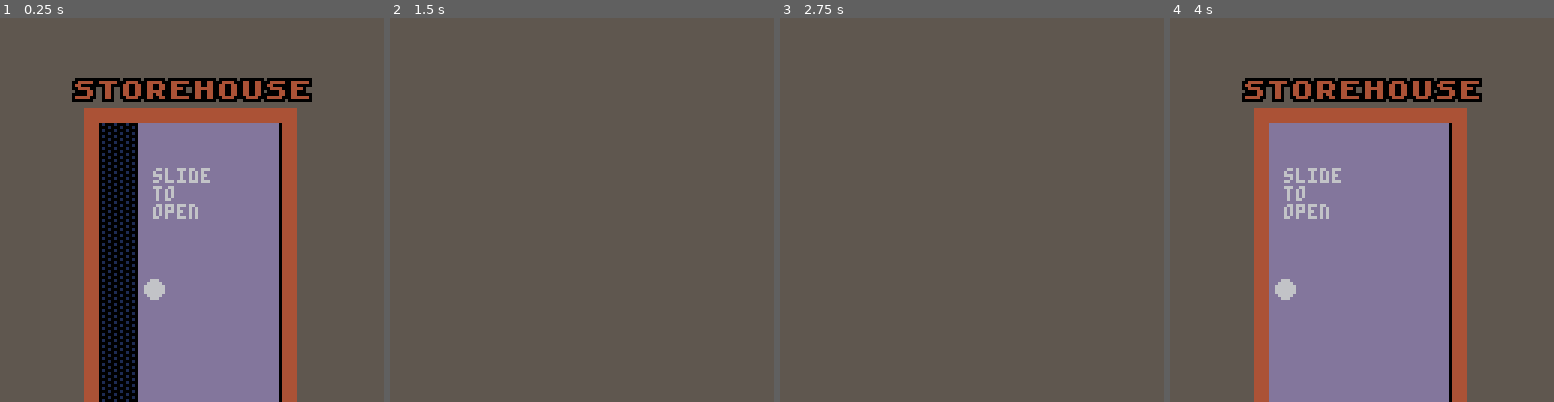
Above: before the commit, frames 1-4 (left to right).
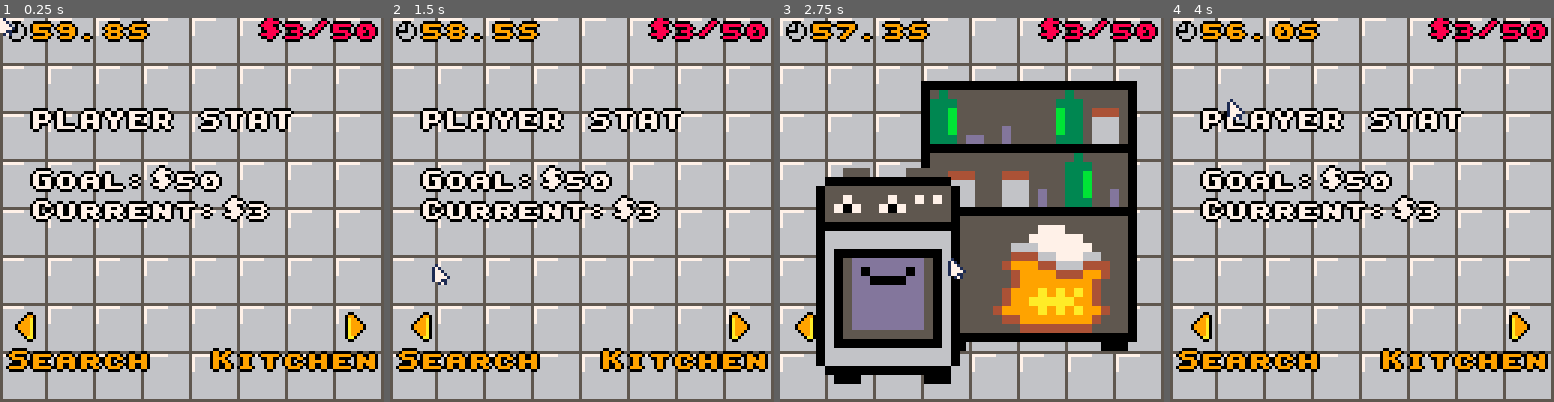
Above: after the commit, the same moments.

Repository: cpiod/cupcake-clicker-intern-edition
Game: PICO-8 cartridge cupcake.p8
Same seed, same stepped clock (60 frames per second), same inputs: the game is played once before the commit and once after it.
Inputs (mouse positions are in pixels of both pictures, inside the frame that each line leads up to):
- Up to frame 1 (0.25 s): no input
- Up to frame 2 (1.5 s): tap X (X key) at 0.33, 1.07 s; click (670, 121) at 0.67 s; tap O (Z key) at 0.7 s; click (436, 267) at 1.22 s
- Up to frame 3 (2.75 s): hold Right 1.6-2.1 s; tap O (Z key) at 1.7, 2.1, 2.5 s; click (887, 114) at 1.77 s; tap X (X key) at 1.85 s; hold Up 2.15-2.42 s; click (952, 259) at 2.32 s; hold Right from 2.47 s (still down)
- Up to frame 4 (4 s): click (1404, 106) at 2.87 s; tap O (Z key) at 2.9, 3.3, 3.7 s; tap X (X key) at 2.97 s; release Right at 3.03 s; hold Left 3.08-3.58 s; click (1465, 256) at 3.42 s; hold Down 3.63-3.97 s; click (1231, 102) at 3.97 s

The runs differ from the first frame. In frame 1, 93% of the frame differs, in the area x 0-100%, y 0-100%; in frame 2, 89%; in frame 3, 74%; in frame 4, 93%.

Commit message:
Still very bugged…

Diff:
--- a/cupcake.p8
+++ b/cupcake.p8
@@ -10,20 +10,20 @@
 -- 10: color
 -- 11: menu
 -- 12: search
--- 13: search done
+-- 13: machine
 -- 99: game over
-
--- drop: x,y,typ
 
 -- ingr: name,sprx,spry,w,h
 -- model: nb,coeff
 
 function _init()
- camera_x=-128
+ camera_x=0
  camera_y=0
- day=1
- round_duration=300
- search_duration=600
+ camera_ox=0
+ day=10
+ search_day=3
+ round_duration=60*60
+ left=round_duration
  ingr={}
  nb_machines=0
  search=0
@@ -33,28 +33,34 @@
  -- new machine: id=30
  -- id=40-49: ingredient plus rapide
  add(models,{id=11,name="valentine",nb=4,coeff=1})
- add(ingr,{id=1,name="strawberry",sprx=0,spry=0,w=13,h=13,spd=1})
+ add(ingr,{id=1,name="strawberry",sprx=0,spry=0,w=10,h=10,spd=1})
  current_quality=0
- endtime=t()+round_duration
- target=10
- current=0
+ target=50
+ current=3
  stock=0
  radio_state=0
-	change_mode(12)
+	change_mode(11)
 	poke(0x5f2d,3) -- enable mouse
 	poke(0x5f5c,-1) -- no btnp autorepeat
 	modified_machine=0
+ current_machine=0
 --	typ2spr={[0]=0}
 --	typ2col={[0]=8}
 	selected_ingr=1
-	draw_zone_x=25
-	draw_zone_y=15
-	current_model=4
+	selected_model=1
+	draw_zone_x=7
+	draw_zone_y=12
 	draw_zone_width=10+8*8
 	draw_zone_height=10+4*8
+ m=add_machine()
 	-- test
- m=add_machine()
- m+="broken"
+-- m=add_machine()
+-- m=add_machine()
+-- m=add_machine()
+-- m=add_machine()
+-- m+="broken"
+ add(models,{id=12,name="special blue",nb=68,coeff=9})
+ add(ingr,{id=2,name="blueberries",sprx=0,spry=16,w=13,h=13,spd=1})
 end
 
 -- font
@@ -135,36 +141,49 @@
 -- machine: nb
 -- running
 -- broken
--- recipe: ingr quality time rem
+-- recipe: ingr quality time rem coeff
 -->8
 -- draw
 
 function _draw()
+ mouse_already_drawn=false
+ if camera_x<camera_ox then
+  camera_x+=4
+ elseif camera_x>camera_ox then
+  camera_x-=4
+ end
+ camera(camera_x,camera_y)
  if mode==0 then
   draw_phone()
  elseif mode==1 then
-  draw_title_screen()
- end
- if mode>=10 and mode<90 then
-	cls(5)
-	palt(14,true)
-	?"cupcake clicker! "..flr(endtime-t()).."s".." "
-	?max(0,ceil(target-current)).."$ missing"
-	if stock>0 then
- 	?max(0,ceil(current-target)).."/"..stock.." in fridge"
-	end
-	end
-	if mode==10 then
-	 draw_color()
- elseif mode==11 then
+  draw_title_screen_base()
+  draw_title_screen_ui()
+ elseif mode==10 then
+  draw_color()
+ elseif mode>=11 and mode<90 then
+		palt(14,true)
   draw_menu()
- elseif mode==12 then
   draw_search()
- elseif mode==13 then
-  draw_search_done()
+  draw_kitchen()
  elseif mode==99 then
   draw_game_over()
  end
+ if mode>=10 and mode<90 then
+  local l=ceil(left/60*10)
+  local t=(l/10).."S"
+  if l%10==0 then
+   t=(l/10)..".0S"
+  end
+  palt(14,true)
+  palt(0,false)
+  spr(199,2+camera_x,1)
+  palt()
+  nice_print(t,10+camera_x,0,9)
+  local t="$"..min(target,current\1).."/"..target
+  nice_print(t,126+camera_x-8*#t,0,current>=target and 11 or 8)
+ end
+ draw_mouse()
+
 -- ?mode,110,110
 end
 
@@ -178,31 +197,100 @@
  end
  for dx=-1,1 do
   for dy=-1,1 do
-   ?t,x+dx,y+dy,c2 or 0
+   if dx==0 or dy==0 then
+	   ?t,x+dx,y+dy,c2 or 0
+   end
   end
  end
  ?t,x,y,c or 7
 end
 
+function draw_kitchen()
+ palt(14,true)
+ palt(0,false)
+ if camera_x>0 then
+  draw_one_kitchen(current_machine)
+  if camera_x<camera_ox then
+   draw_one_kitchen(current_machine-1)
+  elseif camera_x>camera_ox then
+   draw_one_kitchen(current_machine+1)
+  end
+ end
+ palt()
+end
+
+function draw_one_kitchen(nb_m)
+ if nb_m>0 then
+  sspr(0,72,24,32,47+128*nb_m,15,24*3,32*3)
+  for e in all(_ents) do
+   if has(e,"machine") then
+    if e.nb==nb_m then
+     local x=0
+     if(has(e,"running")) x=16
+     sspr(x,104,16,24,12+128*nb_m,50,16*3,24*3)
+     if(has(e,"running")) nice_print((ceil(100*60*e.quality/e.time)/100).."$/s",12+128*nb_m,60,12)
+     break
+    end
+   end
+  end
+  spr(200,128*nb_m+5+3*abs(cos(t())),98,1,2)
+  if nb_m<nb_machines then
+   spr(200,128*nb_m+115-3*abs(cos(t())),98,1,2,true)
+  end
+ end
+end
+
 function draw_game_over()
- cls(6)
- ?"game over...",20,60,8
+ draw_title_screen_base()
+ nice_print("you failed to",nil,70,9)
+ nice_print("meet the",nil,79,9)
+ nice_print("expectations",nil,88,9)
+ nice_print("game over",nil,110,8)
 end
 
 function draw_menu()
- ?"search",20,20
- local y=50
- for e in all(_ents) do
-  if has(e,"machine") then
-   if has(e,"running") then
-    ?"machine is running "..(ceil(100*60*e.quality/e.time)/100).."$/s",20,y
-   else
-    ?"machine has no recipe",20,y
-   end
-   y+=10
-  end
- end
-	spr(2,mouse_x,mouse_y)
+ for x=0,100 do
+  for y=0,7 do
+   spr(229,16*x,16*y,2,2)
+  end
+ end
+ palt(0,false)
+ palt(14,true)
+ nice_print("sEARCH",2,110,9)
+ spr(200,5+3*abs(cos(t())),98,1,2)
+ nice_print("kITCHEN",70,110,9)
+ spr(200,115-3*abs(cos(t())),98,1,2,true)
+ palt()
+ local l=ceil(left/60*10)
+ local text=(l/10).."S"
+ if l%10==0 then
+  text=(l/10)..".0S"
+ end
+ nice_print("player stat",10,30)
+ nice_print("gOAL:$"..target,10,50,7)
+ nice_print("cURRENT:$"..min(target,current\1),10,60,7)
+
+ if current>target then
+  nice_print("fRIDGE: $"..(current\1-target),10,40,7)
+ end
+-- nice_print("tIME:"..text,10,20,9)
+
+ if current>=target then
+  nice_print("target reached!",nil,80,10)
+-- elseif t()%1<.8 then
+--  nice_print("need cupcakes!",nil,80,8)
+ end
+-- local y=50
+-- for e in all(_ents) do
+--  if has(e,"machine") then
+--   if has(e,"running") then
+--    ?"machine is running "..(ceil(100*60*e.quality/e.time)/100).."$/s",20,y
+--   else
+--    ?"machine has no recipe",20,y
+--   end
+--   y+=10
+--  end
+-- end
 end
 
 function draw_color()
@@ -211,140 +299,232 @@
 --	 pal(14,typ2col[d.typ])
 --	 spr(typ2spr[d.typ],d.x,d.y)
 --	end
+ cls(6)
  palt(0,false)
+ palt(14,true)
 	-- model
-	spr(current_model,0,50,4,2)
-	spr(36,0,50+16,4,2)
-	-- base
-	spr(8,draw_zone_x+5,draw_zone_y+5,8,4)
-	sspr(32,16,32,16,draw_zone_x+5,draw_zone_y+5+8*4,64,32)
+ rect(2+camera_x,84,65+camera_x,126,5)
+	spr(current_base,17+camera_x,93,4,2)
+	spr(36,17+camera_x,93+16,4,2)
+	local text=models[selected_model].name.." "..models[selected_model].coeff.."$"
+	nice_print(text,camera_x+33-#text*2,87,10,false)
+	if #models>1 then
+  spr(200,7-3*abs(cos(t()))+camera_x,105,1,2)
+  spr(200,53+3*abs(cos(t()))+camera_x,105,1,2,true)
+ end
+	-- drawing
+ rect(2+camera_x,9,90+camera_x,82,5)
+	spr(8,draw_zone_x+5+camera_x,draw_zone_y+5,8,4)
+	sspr(32,16,32,16,draw_zone_x+5+camera_x,draw_zone_y+5+8*4,64,32)
 	palt(0,true)
 	-- ingredients
+	rect(92+camera_x,9,125+camera_x,82)
  for k,i in ipairs(ingr) do
-  sspr(i.sprx,i.spry,i.w,i.h,100,20+10*k)
+  sspr(i.sprx,i.spry,i.w,i.h,109+camera_x-i.w/2,18*k-4)
  end
 	-- mouse
 	if selected_ingr==nil or not in_draw_zone then
-		spr(2,mouse_x,mouse_y)
+  -- pass
 	else
 		fillp(░+0b.01) -- to sprite too
 		local i=ingr[selected_ingr]
-  sspr(i.sprx,i.spry,i.w,i.h,mouse_x-i.w\2,mouse_y-i.h\2)
+  sspr(i.sprx,i.spry,i.w,i.h,mouse_x-i.w\2+camera_x,mouse_y-i.h\2)
  	fillp()
  	pal()
- end
- ?"save!",80,100
- ?"value "..get_manual().."$",10,100
- ?"delete",100,100
- ?"quality "..ceil(current_recipe.quality*100).."%",10,110
- local t=current_recipe.time
- if t then
-  ?"time "..t,10,116
-  ?"recipe "..(ceil(100*60*current_recipe.quality/t)/100).."$/s",10,122
- end
+ 	mouse_already_drawn=true
+ end
+ palt(0,false)
+ palt(14,true)
+ rect(67+camera_x,84,125+camera_x,126)
+ nice_print("oven yield",77+camera_x,87,7,false)
+ if previous_recipe then
+	 nice_print(get_yield(previous_recipe).."$/s",77+camera_x,97,7,false)
+ end
+ spr(215,7+camera_x,71)
+
+ if current_recipe.quality>0 then
+  rectfill(70+camera_x,66,88+camera_x,80,9)
+	 nice_print("bake\n"..get_manual().."$",72+camera_x,68,8,false)
+	 nice_print("quality "..ceil(current_recipe.quality*100).."%",camera_x+5,12,7,false)
+	 local text=current_recipe.time.." steps"
+	 nice_print(text,camera_x+89-4*#text,12,7,false)
+	 nice_print("new:"..get_yield(current_recipe).."$/s",70+camera_x,105,7,false)
+	 rectfill(80+camera_x,115,110+camera_x,123,9)
+	 local text=previous_recipe and "replace" or " save! "
+	 nice_print(text,82+camera_x,117,8,false)
+ end
+ palt()
 end
 
 function draw_search()
- cls(0)
  pal()
- camera(camera_x,camera_y)
  rectfill(-128,0,0,128,0x5)
- nice_print("storehouse",64-4*10-128,20,4)
- rectfill(-100,30,-30,128,4)
+ nice_print("storage",64-4*7-128,10,4)
+ rectfill(-110,20,-20,128,4)
  fillp(░\1)
- rectfill(-95,35,-35,128,0x01)
+ rectfill(-105,25,-25,128,0x01)
  fillp()
- local x=-95+50*(t()-t12)
- clip(-95+128,35,60,100)
- if x<=-35 then
-  rectfill(x,35,-35,128,13)
-  ?"slide\nto\nopen",x+5,50,6
-  circfill(x+5,90,3)
-  clip(-95+128,35,50*(t()-t12),100)
- end
- fillp(◆)
- circfill(mouse_x+camera_x,mouse_y,4,9)
- fillp()
+ x_sliding=-105
+ local wait=day<search_day
+ if t12 and day>=search_day then
+  x_sliding=-105+50*(t()-.8-t12)
+  printh(-105+50*(t()-.8-t12))
+  if x_sliding<-105 then
+   wait=true
+  end
+  x_sliding=max(-105,x_sliding)
+ end
+ if not wait then
+  clip(-105+128,25,81,110)
+ end
+ if x_sliding<=-25 then
+  rectfill(x_sliding,25,-25,128,13)
+--  ?"slide to open",x+5,50,6
+  if mode==12 then
+   ?"use a flashlight!",x_sliding+5,50,6
+   if day<search_day then
+    ?"closed until 7/10",x_sliding+5,60,5
+   end
+  end
+  circfill(x_sliding+5,90,3,6)
+ end
  clip()
+
+ palt(0,false)
+ palt(14,true)
+ spr(200,-13-3*abs(cos(t())),98,1,2,true)
+ palt()
+
  if search_found then
   spr(217,goal_x,goal_y)
 	 if flash==nil then
-	  --pass
+	  assert(false)
 	 elseif type(flash)=="string" then
-	  ?flash,20,50
+	  nice_print("you find a",64-128-4*10,50,10)
+	  nice_print(flash,64-128-4*#flash,60,9)
 	 elseif flash<10 then
 	  for i in all(ingr) do
 	   if i.id==flash then
-	    ?"new ingredient: "..i.name,20,50
+	    nice_print("new ingredient!",64-128-4*15,50,10)
+	    nice_print(i.name,64-128-4*#i.name,60,9)
+     sspr(i.sprx,i.spry,i.w,i.h,64-i.w-128,80,2*i.w,2*i.h)
 	    break
 	   end
 	  end
 	 elseif flash<20 then
 	  for m in all(models) do
 	   if m.id==flash then
-	    ?"new model: "..m.name,20,50
+	    local t="new $"..m.coeff.." flavor!"
+	    nice_print(t,64-128-4*#t,50,10)
+	    nice_print(m.name,64-128-4*#m.name,60,9)
+	    palt(14,true)
+	    palt(0,false)
+  			spr(m.nb,-128+64-16,80,4,2)
+	    spr(36,-128+64-16,80+16,4,2)
+	    palt()
+	    break
+	   end
+	  end
+  elseif flash<50 then
+	  for i in all(ingr) do
+	   if i.id+40==flash then
+	    nice_print(i.name,64-128-4*#i.name,50,10)
+	    nice_print("processed faster",64-128-4*16,60,9)
+     sspr(i.sprx,i.spry,i.w,i.h,64-i.w-128,80,2*i.w,2*i.h)
 	    break
 	   end
 	  end
 	 end
 	end
 end
+
+function draw_mouse()
+ if not mouse_already_drawn then
+	 if mode==12 and day>=search_day and mouse_x+camera_x>=-105 and mouse_x+camera_x<-105+81 and mouse_y>25 then
+		 fillp(◆)
+		 circfill(mouse_x+camera_x,mouse_y,3,9)
+		 fillp()
+		else
+	 	spr(2,mouse_x+camera_x,mouse_y)
+	 end
+ end
+end
 -->8
 -- update
 
 function change_mode(new_mode)
+ printh("new mode:"..new_mode)
  -- exit
  if mode==10 then
   current_recipe=nil
   for e in all(_ents) do
-   if has(e,"machine") and e.nb==current_machine then
+   if has(e,"machine") and has(e,"recipe") and e.nb==current_machine then
     e+="running"
     break
    end
   end
- end
+ elseif mode==12 then
+  search_found=false
+ elseif mode==0 or mode==1 then
+  left=round_duration
+ end
+
  -- enter
- if new_mode==10 then
+ if new_mode==11 then
+  camera_ox=max(0,camera_ox)
+ elseif new_mode==10 then
   for e in all(_ents) do
    if has(e,"machine") and e.nb==current_machine then
     e-="running"
+    previous_recipe=has(e,"recipe")
     break
    end
   end
-  setbase(current_model)
+	 current_base=models[selected_model].nb
+  setbase()
   current_recipe={ingr={},quality=0}
  elseif new_mode==0 then
   t0=t()
+  camera_ox=0
+  camera_x=0
+ elseif new_mode==99 then
+  camera_ox=0
+  camera_x=0
  elseif new_mode==12 then
+  camera_ox=-128
   t12=t()
-  goal_x=ceil(-97+rnd(56))
-  goal_y=ceil(37+rnd(89))
+  goal_x=ceil(-107+rnd(76))
+  goal_y=ceil(27+rnd(99))
   search_found=false
  end
  mode=new_mode
 end
 
 function _update60()
- if t()>endtime then
+ if left==0 then
   if current<target then
+   left=-1
    change_mode(99)
-  end
-  target*=1.5
-  endtime=t()+round_duration
+  else
+   target*=1.5
+   change_mode(0)
+   day+=1
+  end
  end
 	mouse_x=stat(32)-1
 	mouse_y=stat(33)-1
 	lclick=btnp(5)
 	rclick=btnp(4)
-	if mode>=10 and mode<20 then
+	if mode>=10 and mode<20 and not search_found then
 	 produce()
+	 left-=1
 	end
 	if mode==0 then
   if t()-t0>3 and lclick then
    if day==1 then
     change_mode(1)
    else
-    -- directly to intern access
+    -- directly to intern access from day 2
     change_mode(11)
    end
  	end
@@ -352,22 +532,35 @@
   update_title_screen(lclick)
  elseif mode==10 then
   update_color(lclick)
-  if(rclick) change_mode(11)
+  if(rclick) change_mode(13)
  elseif mode==12 then
   update_search()
-  if(rclick) change_mode(11)
+  if (lclick and mouse_x+camera_x>-20 and mouse_x+camera_x<-1 and mouse_y>96 and mouse_y<120) or btnp(➡️) then
+    change_mode(11)
+  end
+ elseif mode==11 then
+  if (lclick and mouse_x>1 and mouse_x<50 and mouse_y>96 and mouse_y<120) or btnp(⬅️) then
+   change_mode(12)
+  elseif (lclick and mouse_x<127 and mouse_x>83 and mouse_y>96 and mouse_y<120) or btnp(➡️) then
+   change_mode(13)
+   camera_ox=128
+   current_machine=1
+  end
  elseif mode==13 then
-  if(rclick) change_mode(11)
- elseif mode==11 then
-  if lclick then
-   if mouse_y>17 and mouse_y<30 then
-    change_mode(12)
-   elseif mouse_y>47 and mouse_y<47+10*nb_machines then
-	   current_machine=ceil((mouse_y-50)/10)
-    if current_machine>nb_machines then
-     current_machine=nb_machines
+  if camera_ox==camera_x then
+   if lclick and mouse_x>10 and mouse_x<50 and mouse_y>60 then
+    change_mode(10)
+   elseif (lclick and mouse_x>1 and mouse_x<50 and mouse_y>96 and mouse_y<120) or btnp(⬅️) then
+    current_machine-=1
+    camera_ox-=128
+    if current_machine==0 then
+     change_mode(11)
     end
-    change_mode(10)
+   elseif (lclick and mouse_x<127 and mouse_x>83 and mouse_y>96 and mouse_y<120) or btnp(➡️) then
+    if current_machine<nb_machines then
+     camera_ox+=128
+     current_machine+=1
+    end
    end
   end
  end
@@ -407,7 +600,7 @@
  function (e)
   if e.rem==0 then
 	  e.rem=compute_time(e.ingr)
-	  create_cupcakes(e.quality)
+	  create_cupcakes(e.quality*e.coeff)
 	 else
 	  e.rem-=1
 	 end
@@ -447,43 +640,62 @@
 function update_color(lclick)
  -- also used in draw
 	in_draw_zone=mouse_x>=draw_zone_x
- 	 and mouse_y>=draw_zone_y
- 	 and mouse_x<draw_zone_x+draw_zone_width
- 	 and mouse_y<draw_zone_y+draw_zone_height
+ 	and mouse_y>=draw_zone_y
+ 	and mouse_x<draw_zone_x+draw_zone_width
+ 	and mouse_y<draw_zone_y+draw_zone_height
 
 	if lclick then
 	 for k,i in ipairs(ingr) do
-	  if mouse_x>=100 and mouse_x<100+i.w
-	  and mouse_y>=20+10*k and mouse_y<20+10*k+i.h then
+	  if mouse_x>=107-i.w/2 and mouse_x<111+i.w/2
+ 	  and mouse_y>=18*k-6 and mouse_y<18*k-2+i.h then
 	   selected_ingr=k
 	   break
 	  end
   end
 
- 	if in_draw_zone then
- 		local i=ingr[selected_ingr]
- 	 applydrop(mouse_x-i.w\2-draw_zone_x-5,mouse_y-i.h\2-draw_zone_y-5,i)
- 	elseif mouse_y>95 and mouse_y<110 then
- 	 if mouse_x>64 and mouse_x<95 then
- 	  -- save
- 	  for e in all(_ents) do
- 	   if has(e,"machine") and e.nb==current_machine then
-   	  m=_ents[current_machine]
-   	  m-="recipe"
-     	m+="running"
-     	current_recipe.rem=compute_time(current_recipe.ingr)
-     	current_recipe.time=compute_time(current_recipe.ingr)
-   	  m+=cmp("recipe",current_recipe)
- 	    break
-  	  end
- 	  end
- 	  change_mode(11)
- 	 elseif mouse_x>95 then
- 	  change_mode(11)
- 	 elseif mouse_x<50 then
-  	 create_cupcakes(get_manual())
-				change_mode(10) -- reset recipe
- 	 end
+  if mouse_x>=7 and mouse_x<=15 and mouse_y>=71 and mouse_y<79 then
+   change_mode(10)
+   return
+  end
+ end
+
+	if lclick and in_draw_zone then
+		local i=ingr[selected_ingr]
+	 applydrop(mouse_x-i.w\2-draw_zone_x-5,mouse_y-i.h\2-draw_zone_y-5,i)
+	elseif lclick and mouse_x>=70 and mouse_x<88 and mouse_y>=66 and mouse_y<80 then
+	 -- bake
+	 create_cupcakes(get_manual())
+		change_mode(10) -- reset recipe
+ elseif lclick and mouse_x>=80 and mouse_x<110 and mouse_y>=115 and mouse_y<123 then
+	  -- save
+  for e in all(_ents) do
+   if has(e,"machine") and e.nb==current_machine then
+ 	  m=_ents[current_machine]
+ 	  m-="recipe"
+   	m+="running"
+   	current_recipe.rem=current_recipe.time
+ 	  m+=cmp("recipe",current_recipe)
+    break
+	  end
+  end
+  change_mode(13)
+ elseif #models>1 then
+	 if (lclick and mouse_x>=3 and mouse_x<13 and mouse_y>=105 and mouse_y<=115) or btnp(⬅️) then
+	  selected_model+=1
+	  if selected_model>#models then
+	   selected_model=1
+	  end
+	 elseif (lclick and mouse_x>=53 and mouse_x<63 and mouse_y>=105 and mouse_y<=115) or btnp(➡️) then
+	  selected_model-=1
+	  if selected_model==0 then
+	   selected_model=#models
+	  end
+	 end
+	 local old=current_base
+	 current_base=models[selected_model].nb
+	 if current_base!=old then
+ 	 setbase()
+ 	 update_recipe()
  	end
  end
 end
@@ -508,8 +720,7 @@
  end
 end
 
-function setbase(nb)
- current_base=nb
+function setbase()
  local base_x=(current_base&15)<<3
  local base_y=(current_base\16)<<3
  for dx=0,63 do
@@ -534,17 +745,17 @@
    end
   end
  end
- update_recipe()
-end
-
-function update_recipe()
- local i=current_recipe.ingr
+
+	local i=current_recipe.ingr
  if i[selected_ingr] then
   i[selected_ingr]+=1
  else
   i[selected_ingr]=1
  end
-
+ update_recipe()
+end
+
+function update_recipe()
  local ok=0
  local total=0
  local base_x=(current_base&15)<<3
@@ -561,64 +772,61 @@
  end
 -- printh("ok:"..ok.." total:"..total)
  local q=ok/total
+ current_recipe.coeff=models[selected_model].coeff
  current_recipe.quality=q*q
-
  current_recipe.time=compute_time(current_recipe.ingr)
+end
+
+function get_yield(recipe)
+ printh(recipe.coeff.." "..recipe.quality)
+ return ceil(recipe.coeff*100*60*recipe.quality/recipe.time)/100
 end
 -->8
 -- search
-
--- todo: pause quand on trouve
 
 function update_search()
  local dx=mouse_x+camera_x-goal_x
  local dy=mouse_y-goal_y
- if dx*dx+dy*dy<15 and not search_found then
+ if mouse_x+camera_x<x_sliding and dx*dx+dy*dy<6 and not search_found then
   search_found=true
-  if rnd(3)<10 then --todo
-	  id=rnd(rewards)
-   flash=id -- by default
-	  printh("reward:"..id)
-	  if id!=20 and id!=30 then
-	   while del(rewards,id)!=nil do end
-	  end
-	  if id==2 then
-	   add(ingr,{id=2,name="blueberries",sprx=0,spry=16,w=13,h=13,spd=1})
-	   add(rewards,12)
-	   add(rewards,12)
-	  elseif id==12 then
-	   add(models,{id=12,name="special blue",nb=4,coeff=1})
-	   add(rewards,3)
-	   add(rewards,3)
-	  elseif id==3 then
-	   add(ingr,{id=3,name="moon",sprx=16,spry=8,w=14,h=13,spd=3})
-	   add(rewards,13)
-	   add(rewards,13)
-	   add(rewards,41)
-	   add(rewards,42)
-	   add(rewards,43)
-	  elseif id==13 then
-	   add(models,{id=13,name="desert dessert",nb=4,coeff=1})
-	  elseif id==20 then
-	   stock+=100
-	   flash="you find a bigger fridge!"
-	  elseif id==30 then
-	   add_machine()
-	   flash="you found a new machine!"
-	  elseif id<50 then
-	   for i in all(ingr) do
-	    if i.id==(id-40) then
-	     i.spd*=0.8
-	     update_all_compute_time()
-	     flash=i.name.." is processed faster!"
-	     break
-	    end
-	   end
-	  end
-	 else
-	  change_mode(13)
-	  flash="you find nothing..."
-	 end
+  id=rnd(rewards)
+  flash=id -- by default
+  printh("reward:"..id)
+  if id!=20 and id!=30 then
+   while del(rewards,id)!=nil do end
+  end
+  if id==2 then
+   add(ingr,{id=2,name="blueberries",sprx=0,spry=16,w=13,h=13,spd=1})
+   add(rewards,12)
+   add(rewards,12)
+  elseif id==12 then
+   add(models,{id=12,name="special blue",nb=68,coeff=9})
+   add(rewards,3)
+   add(rewards,3)
+  elseif id==3 then
+   add(ingr,{id=3,name="moon",sprx=16,spry=8,w=14,h=13,spd=3})
+   add(rewards,13)
+   add(rewards,13)
+   add(rewards,41)
+   add(rewards,42)
+   add(rewards,43)
+  elseif id==13 then
+   add(models,{id=13,name="desert dessert",nb=72,coeff=3})
+  elseif id==20 then
+   stock+=100
+   flash="bigger fridge!"
+  elseif id==30 then
+   add_machine()
+   flash="cupcake oven!"
+  elseif id<50 then
+   for i in all(ingr) do
+    if i.id==(id-40) then
+     i.spd*=0.8
+     update_all_compute_time()
+     break
+    end
+   end
+  end
 	end
 end
 -->8
@@ -688,10 +896,10 @@
  end
 end
 
-function draw_title_screen()
+function draw_title_screen_base()
  cls(9)
- for x=0,18 do
-  for y=0,18 do
+ for x=0,17 do
+  for y=0,17 do
    if (x+y)&1==0 then
     local t0=t()
     local sx=x*8+10*t0
@@ -712,7 +920,9 @@
 	 pal(9,4)
 	 for dx=-1,1 do
 	  for dy=-1,1 do
-	   spr(s.s,s.x+dx,s.y+dy,s.w,s.h,s.f)
+	   if dx==0 or dy==0 then
+	    spr(s.s,s.x+dx,s.y+dy,s.w,s.h,s.f)
+	   end
 	  end
 	 end
   pal(10,10)
@@ -720,7 +930,9 @@
   spr(s.s,s.x,s.y,s.w,s.h,s.f)
  end
  pal()
-
+end
+
+function draw_title_screen_ui()
  rectfill(64-4*6,78,64+4*6-2,90,14)
  circfill(64-4*6,84,5)
  circfill(64+4*6-2,84,5)
Not shown, changed: 93 lines of the sprite sheet (__gfx__) section of cupcake.p8
Not shown, changed: cupcake.aseprite
